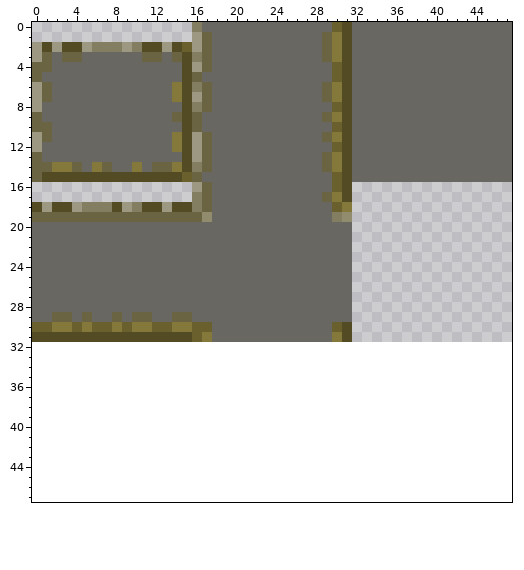
Pixel-art file: Resources/Test/Moss-Stone-Sprite.aseprite. The picture above is the old version.
48x32 pixels, 1 frame. Colours within 5 levels of each other are drawn and written as one. The old version is drawn lined up with the new one, on the new canvas.
Now the later version:
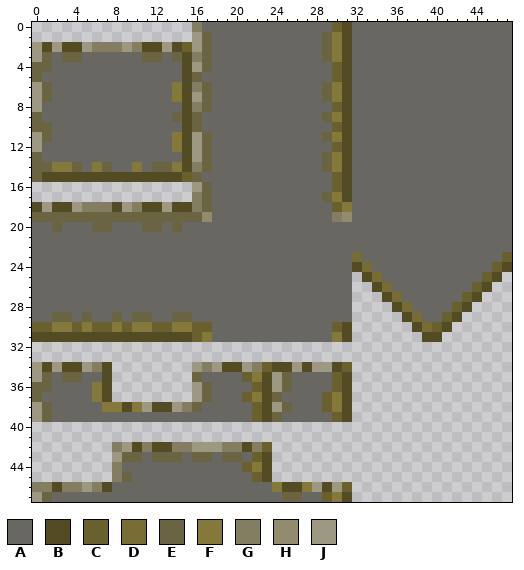
Palette (. is transparent): A #696761  B #524b24  C #69602e  D #766c34  E #6a6443  F #84793a  G #837e62  H #928c6e  J #9c9881
Diff:
canvas 48x32 -> 48x48
@@ x 0..47 @@
 15 EBBBBBBBBBBBBBBCEAAAAAAAAAAAAACBAAAAAAAAAAAAAAAA
-16 ................JEAAAAAAAAAAAACB................
-17 ................GEAAAAAAAAAAAEFB................
-18 BJBBJGGGBJGBBJBBGEAAAAAAAAAAAACF................
-19 EEEEEEEEEEEEEEEEEHAAAAAAAAAAAAGH................
-20 AAAAAAAAAAAAAAAAAAAAAAAAAAAAAAAA................
-21 AAAAAAAAAAAAAAAAAAAAAAAAAAAAAAAA................
-22 AAAAAAAAAAAAAAAAAAAAAAAAAAAAAAAA................
-23 AAAAAAAAAAAAAAAAAAAAAAAAAAAAAAAA................
-24 AAAAAAAAAAAAAAAAAAAAAAAAAAAAAAAA................
-25 AAAAAAAAAAAAAAAAAAAAAAAAAAAAAAAA................
-26 AAAAAAAAAAAAAAAAAAAAAAAAAAAAAAAA................
-27 AAAAAAAAAAAAAAAAAAAAAAAAAAAAAAAA................
-28 AAAAAAAAAAAAAAAAAAAAAAAAAAAAAAAA................
-29 AAEEAEAAEAEEAAEEAAAAAAAAAAAAAAAA................
-30 CCFFCFCCFCFFCCFFCCAAAAAAAAAAAACB................
-31 BBBBBBBBBBBBBBBBCFAAAAAAAAAAAAFB................
+16 ................JEAAAAAAAAAAAACBAAAAAAAAAAAAAAAA
+17 ................GEAAAAAAAAAAAEFBAAAAAAAAAAAAAAAA
+18 BJBBJGGGBJGBBJBBGEAAAAAAAAAAAACFAAAAAAAAAAAAAAAA
+19 EEEEEEEEEEEEEEEEEHAAAAAAAAAAAAGHAAAAAAAAAAAAAAAA
+20 AAEAAAEEAAAEEAEAAAAAAAAAAAAAAAAAAAAAAAAAAAAAAAAA
+21 AAAAAAAAAAAAAAAAAAAAAAAAAAAAAAAAAAAAAAAAAAAAAAAA
+22 AAAAAAAAAAAAAAAAAAAAAAAAAAAAAAAAAAAAAAAAAAAAAAAA
+23 AAAAAAAAAAAAAAAAAAAAAAAAAAAAAAAADAAAAAAAAAAAAAAC
+24 AAAAAAAAAAAAAAAAAAAAAAAAAAAAAAAABDAAAAAAAAAAAACB
+25 AAAAAAAAAAAAAAAAAAAAAAAAAAAAAAAA.BDAAAAAAAAAACB.
+26 AAAAAAAAAAAAAAAAAAAAAAAAAAAAAAAA..BDAAAAAAAACB..
+27 AAAAAAAAAAAAAAAAAAAAAAAAAAAAAAAA...BDAAAAAACB...
+28 AAAAAAAAAAAAAAAAAAAAAAAAAAAAAAAA....BDAAAACB....
+29 AAEEAEAAEAEEAAEEAAAAAAAAAAAAAAAA.....BDAACB.....
+30 CCFFCFCCFCFFCCFFCCAAAAAAAAAAAACB......BDCB......
+31 BBBBBBBBBBBBBBBBCFAAAAAAAAAAAAFB.......BB.......
 32 ................................................
 33 ................................................
-34 ................................................
-35 ................................................
-36 ................................................
-37 ................................................
-38 ................................................
-39 ................................................
+34 JBJBBJGB........JGJBBJGCBBJBJJBC................
+35 JEAEEAAB........EAAAACFBJEAAAACB................
+36 EEAAAAFB........JEAAAACBJEAAAACB................
+37 EAAAAAFB........JEAAACFBEAAAACFB................
+38 JEAAAAAFFBFJBBJGEAAAAACBJEAAACFB................
+39 JEAAAAAAAAAAAAAAAAAAAACBEAAAAACB................
 40 ................................................
 41 ................................................
-42 ................................................
-43 ................................................
-44 ................................................
-45 ................................................
-46 ................................................
-47 ................................................
+42 ........GJBGBBGGJJJGGBGC........................
+43 ........JEEAEEEAEEAEEACB........................
+44 ........GAAAAAAAAAAAACFB........................
+45 ........GEAAAAAAAAAAAACB........................
+46 GGBGGJGBAAAAAAAAAAAAAAAAFBBFJBJC................
+47 JEAAAAAAAAAAAAAAAAAAAAAAAEEAACFB................
Changed places in both pictures, as pixel boxes (x1, y1, x2, y2):
added: (352, 182, 512, 342)
changed: (52, 222, 62, 232)
changed: (92, 222, 182, 232)
added: (32, 362, 352, 502)
